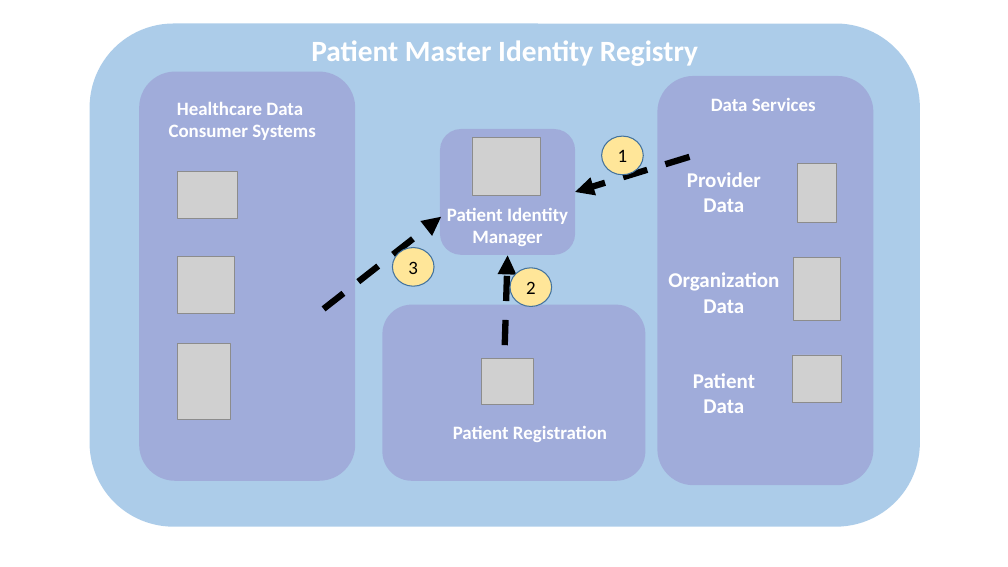
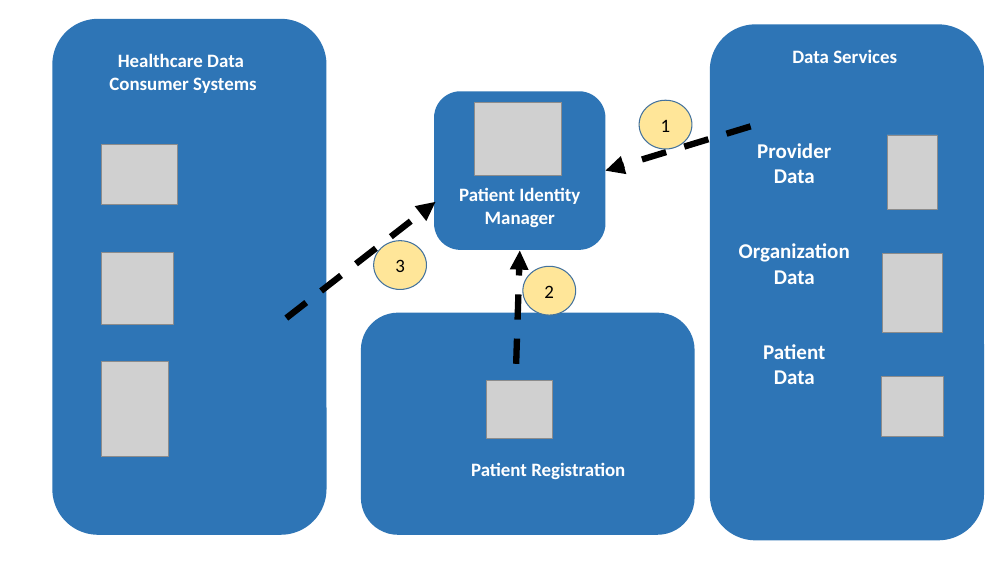
Before and after one commit to IHE/HIE-Whitepaper, a slide deck: slide 1 of images/PMIR_WorkflowGraphic_v2.pptx. Drawn at 1008x567 pixels with LibreOffice and Linux fonts; fonts in the diff are those of the drawing; grey boxes stand for pictures. Boxes give left, top, right and bottom in pixels: in the first picture for what was removed or moved away, otherwise in the second. Text is boxed around its words. In the diff, an @@ line names an element or a change of style, - is before the commit and + after.

```diff
--- a/images/PMIR_WorkflowGraphic_v2.pptx
+++ b/images/PMIR_WorkflowGraphic_v2.pptx
@@ rounded rectangle: place and size @@
-rounded rectangle at bbox=[139, 72, 355, 481]
+rounded rectangle at bbox=[52, 19, 327, 535]
@@ rounded rectangle removed at bbox=[89, 23, 920, 527] @@
@@ fill #7030A0 at 20% opacity to #2E75B6 in 4 elements at bbox=[434, 91, 606, 250], bbox=[52, 19, 327, 535], bbox=[361, 313, 694, 535], bbox=[710, 24, 985, 541] @@
@@ rounded rectangle: place and size @@
-rounded rectangle at bbox=[658, 76, 874, 485]
+rounded rectangle at bbox=[710, 24, 985, 541]
@@ text "Healthcare Data": place and size @@
-text "Healthcare Data" at bbox=[169, 102, 316, 140]
+text "Healthcare Data" at bbox=[109, 53, 257, 93]
@@ text removed at bbox=[311, 40, 698, 66] @@
-Patient Master Identity Registry
@@ text "Data Services": place and size @@
-text "Data Services" at bbox=[711, 98, 816, 111]
+text "Data Services" at bbox=[792, 50, 897, 63]
@@ rounded rectangle: place and size @@
-rounded rectangle at bbox=[440, 129, 575, 255]
+rounded rectangle at bbox=[434, 91, 606, 250]
@@ picture: place and size @@
-picture at bbox=[472, 138, 541, 195]
+picture at bbox=[475, 103, 562, 175]
@@ ellipse "1": place and size @@
-ellipse "1" at bbox=[602, 136, 644, 175]
+ellipse "1" at bbox=[639, 101, 692, 150]
@@ picture: place and size @@
-picture at bbox=[178, 172, 237, 219]
+picture at bbox=[101, 144, 178, 204]
@@ arrow moved from (690, 157) - (575, 192) to (751, 126) - (606, 171) @@
@@ text "Provider": place and size @@
-text "Provider" at bbox=[668, 172, 779, 413]
+text "Provider" at bbox=[739, 143, 850, 384]
@@ picture: place and size @@
-picture at bbox=[797, 163, 836, 222]
+picture at bbox=[888, 135, 938, 210]
@@ text "Patient Identity Manager": place and size @@
-text "Patient Identity Manager" at bbox=[447, 208, 568, 246]
+text "Patient Identity Manager" at bbox=[459, 187, 580, 227]
@@ arrow moved from (324, 309) - (442, 217) to (287, 318) - (436, 202) @@
@@ picture: place and size @@
-picture at bbox=[178, 257, 234, 314]
+picture at bbox=[101, 253, 173, 324]
@@ ellipse "3": place and size @@
-ellipse "3" at bbox=[392, 247, 434, 286]
+ellipse "3" at bbox=[374, 240, 426, 290]
@@ arrow moved from (505, 346) - (507, 256) to (516, 364) - (520, 251) @@
@@ ellipse "2": place and size @@
-ellipse "2" at bbox=[510, 268, 552, 306]
+ellipse "2" at bbox=[523, 266, 576, 315]
@@ picture: place and size @@
-picture at bbox=[793, 258, 840, 321]
+picture at bbox=[882, 253, 942, 333]
@@ rounded rectangle: place and size @@
-rounded rectangle at bbox=[383, 305, 646, 481]
+rounded rectangle at bbox=[361, 313, 694, 535]
@@ picture: place and size @@
-picture at bbox=[178, 343, 231, 419]
+picture at bbox=[101, 361, 169, 457]
@@ picture: place and size @@
-picture at bbox=[482, 358, 534, 405]
+picture at bbox=[487, 380, 553, 439]
@@ picture: place and size @@
-picture at bbox=[792, 355, 842, 403]
+picture at bbox=[882, 377, 944, 437]
@@ text "Patient Registration": place and size @@
-text "Patient Registration" at bbox=[453, 426, 607, 442]
+text "Patient Registration" at bbox=[471, 462, 625, 479]
```
Also in this commit, not shown: 12 other files.
